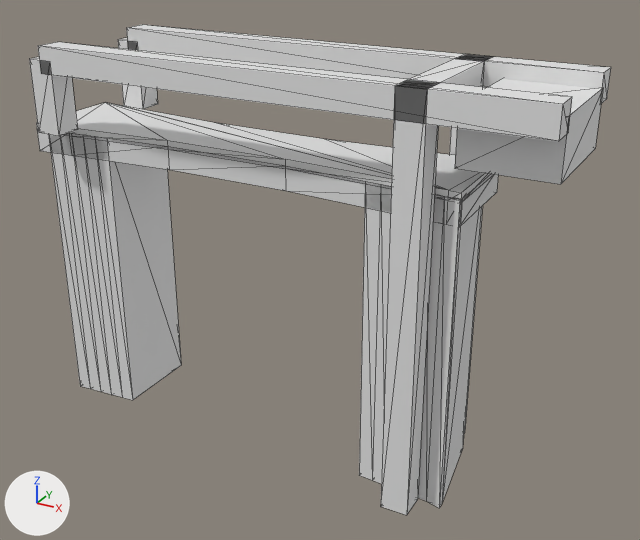
The glTF model models/rotterdam/rotterdam-brug-16fd0171-3/rotterdam-brug-16fd0171-3.glb: old version first, new version second.
The view is the same before and after, from a camera (50 mm lens) standing at (15.6, -23.8, 8.3) and looking at (2.4, 0.2, -3.7). Lighting does not change. The marker at lower left points along +X, +Y and +Z. The older version comes first. Mesh edges are drawn as thin lines.

The scene before the commit, as lines of its bpy script (objects in view):
```python
ob_building_balans = bpy.data.objects.new('building:balans', me_balans)
ob_building_balans.location = (0.0, 0.0, 0.0)
ob_building_balans_2 = bpy.data.objects.new('building:balans 2', me_balans_2)
ob_building_balans_2.location = (0.0, 0.0, 0.0)
ob_building_contragewicht = bpy.data.objects.new('building:contragewicht', me_contragewicht)
ob_building_contragewicht.location = (0.0, 0.0, 0.0)
ob_building_hamei = bpy.data.objects.new('building:hamei', me_hamei)
ob_building_hamei.location = (0.0, 0.0, 0.0)
ob_building_hamei_2 = bpy.data.objects.new('building:hamei 2', me_hamei_2)
ob_building_hamei_2.location = (0.0, 0.0, 0.0)
ob_building_hangstang = bpy.data.objects.new('building:hangstang', me_hangstang)
ob_building_hangstang.location = (0.0, 0.0, 0.0)
ob_building_hangstang_2 = bpy.data.objects.new('building:hangstang 2', me_hangstang_2)
ob_building_hangstang_2.location = (0.0, 0.0, 0.0)
ob_building_portaal = bpy.data.objects.new('building:portaal', me_portaal)
ob_building_portaal.location = (0.0, 0.0, 0.0)
ob_road_voetpad = bpy.data.objects.new('road:voetpad', me_voetpad)
ob_road_voetpad.location = (0.0, 0.0, 0.0)
# also in view: 'road:landhoofd (aangenomen)' at (-6.4, 0.1, -4.8); 'road:landhoofd (aangenomen) 2' at (6.4, -0.2, -4.8); 'road:dek' at (0.0, 0.0, -0.1)
```
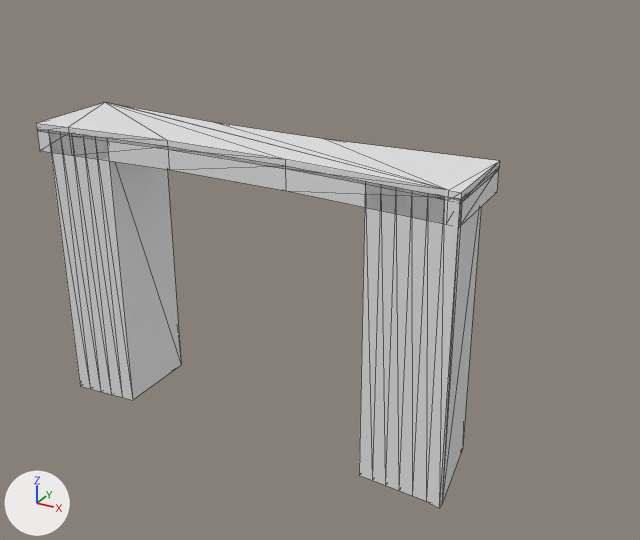
Pixel boxes (x1, y1, x2, y2) of what changed, in the pictures (640 x 540 px):
'building:balans 2', deleted: before (38, 42, 572, 141)
'building:hamei 2', deleted: before (381, 80, 438, 515)
'building:balans', deleted: before (126, 25, 611, 104)
'building:contragewicht', deleted: before (455, 79, 603, 184)
'building:hangstang 2', deleted: before (29, 57, 78, 136)
'building:portaal', deleted: before (403, 56, 488, 87)
'building:hangstang', deleted: before (118, 38, 158, 109)
'building:hamei', deleted: before (449, 54, 492, 433)

Diff of the bpy script that builds the scene:
```diff
--- a/models/rotterdam/rotterdam-brug-16fd0171-3/rotterdam-brug-16fd0171-3.glb.py
+++ b/models/rotterdam/rotterdam-brug-16fd0171-3/rotterdam-brug-16fd0171-3.glb.py
@@ ob_building_hamei @@
-ob_building_hamei = bpy.data.objects.new('building:hamei', me_hamei)
-ob_building_hamei.location = (0.0, 0.0, 0.0)
@@ ob_building_hamei_2 @@
-ob_building_hamei_2 = bpy.data.objects.new('building:hamei 2', me_hamei_2)
-ob_building_hamei_2.location = (0.0, 0.0, 0.0)
@@ ob_building_portaal @@
-ob_building_portaal = bpy.data.objects.new('building:portaal', me_portaal)
-ob_building_portaal.location = (0.0, 0.0, 0.0)
@@ ob_building_balans @@
-ob_building_balans = bpy.data.objects.new('building:balans', me_balans)
-ob_building_balans.location = (0.0, 0.0, 0.0)
@@ ob_building_hangstang @@
-ob_building_hangstang = bpy.data.objects.new('building:hangstang', me_hangstang)
-ob_building_hangstang.location = (0.0, 0.0, 0.0)
@@ ob_building_balans_2 @@
-ob_building_balans_2 = bpy.data.objects.new('building:balans 2', me_balans_2)
-ob_building_balans_2.location = (0.0, 0.0, 0.0)
@@ ob_building_hangstang_2 @@
-ob_building_hangstang_2 = bpy.data.objects.new('building:hangstang 2', me_hangstang_2)
-ob_building_hangstang_2.location = (0.0, 0.0, 0.0)
@@ ob_building_contragewicht @@
-ob_building_contragewicht = bpy.data.objects.new('building:contragewicht', me_contragewicht)
-ob_building_contragewicht.location = (0.0, 0.0, 0.0)
```
